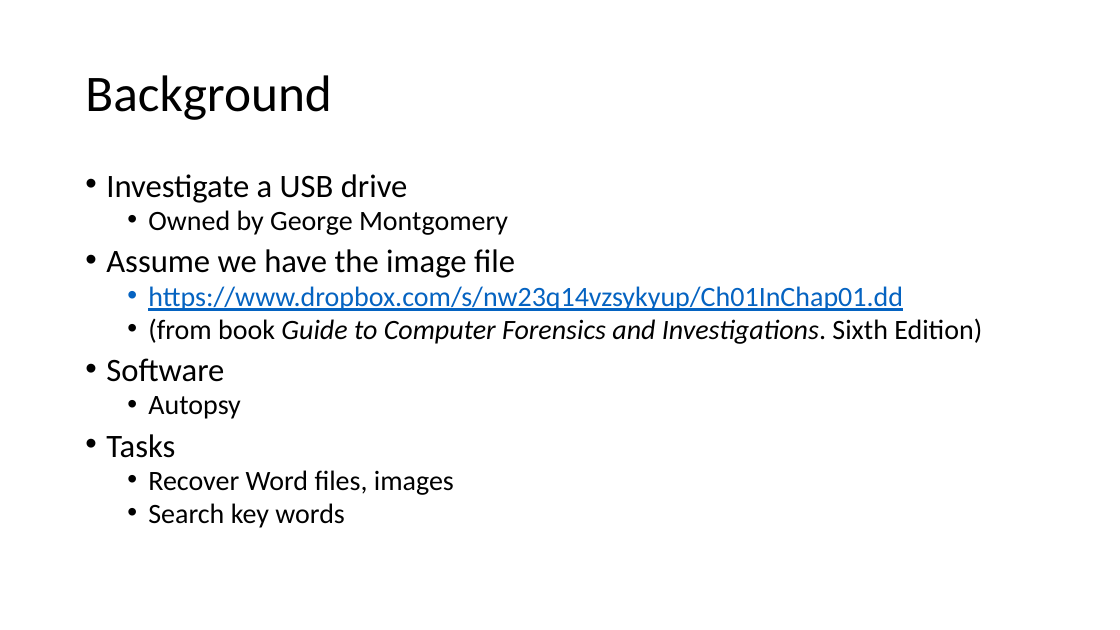
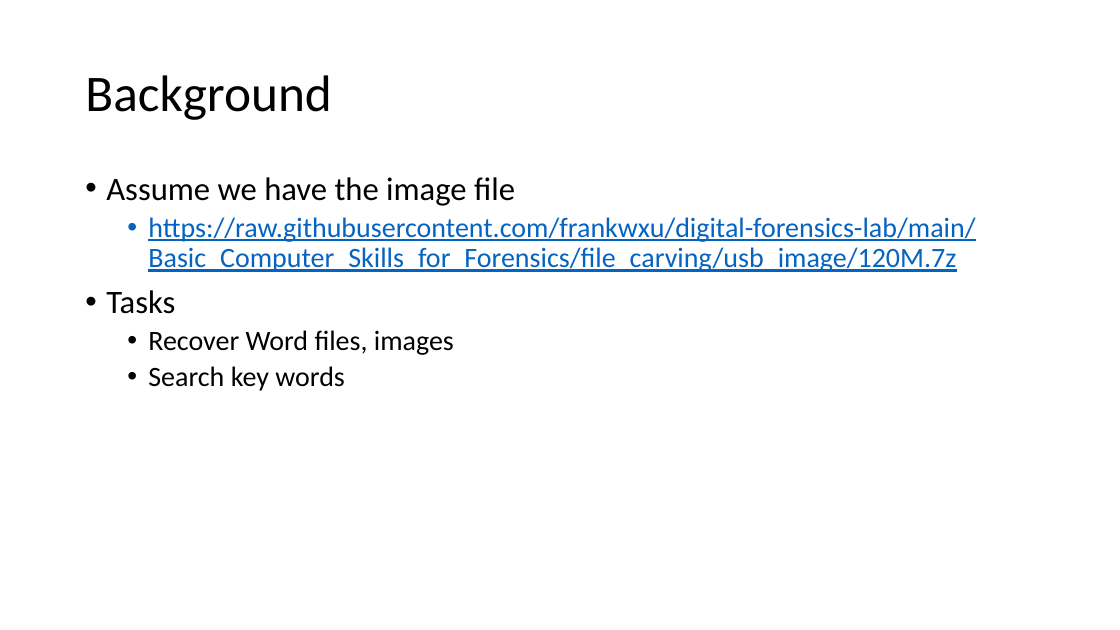
Before and after one commit to frankwxu/digital-forensics-lab, a slide deck: slide 17 of Basic_Computer_Skills_for_Forensics/5_Introduction_to_digital_forensics.pptx. Drawn at 1120x630 pixels with LibreOffice and Linux fonts; fonts in the diff are those of the drawing; background and template pictures are left out. Boxes give left, top, right and bottom in pixels: in the first picture for what was removed or moved away, otherwise in the second. Text is boxed around its words. In the diff, an @@ line names an element or a change of style, - is before the commit and + after.

Commit message:
add sqlite tutorial to basic computer skills

```diff
--- a/Basic_Computer_Skills_for_Forensics/5_Introduction_to_digital_forensics.pptx
+++ b/Basic_Computer_Skills_for_Forensics/5_Introduction_to_digital_forensics.pptx
@@ text at (x1=106, y1=174, x2=508, y2=235): paragraphs removed @@
-• Investigate a USB drive
-  • Owned by George Montgomery
@@ text at (x1=106, y1=177, x2=515, y2=391): line spacing 0.8 to 0.9 @@
@@ text at (x1=148, y1=217, x2=975, y2=272): text changed; text colour #000000 to #0563C1 @@
-  • https://www.dropbox.com/s/nw23q14vzsykyup/Ch01InChap01.dd
-  • (from book Guide to Computer Forensics and Investigations. Sixth Edition)
-• Software
-  • Autopsy
+  • https://raw.githubusercontent.com/frankwxu/digital-forensics-lab/main/Basic_Computer_Skills_for_Forensics/file_carving/usb_image/120M.7z
```
Also in this commit, not shown: 1 slide added.
